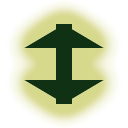
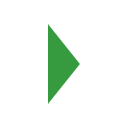
Layers edited between the first and the second w=128, h=128 image:
renamed "Download" to "down", hid it, painted on it over [8, 0, 120, 128]
renamed "Upload" to "up", hid it, painted on it over [8, 0, 120, 128]
showed "play" over [8, 0, 120, 128]
